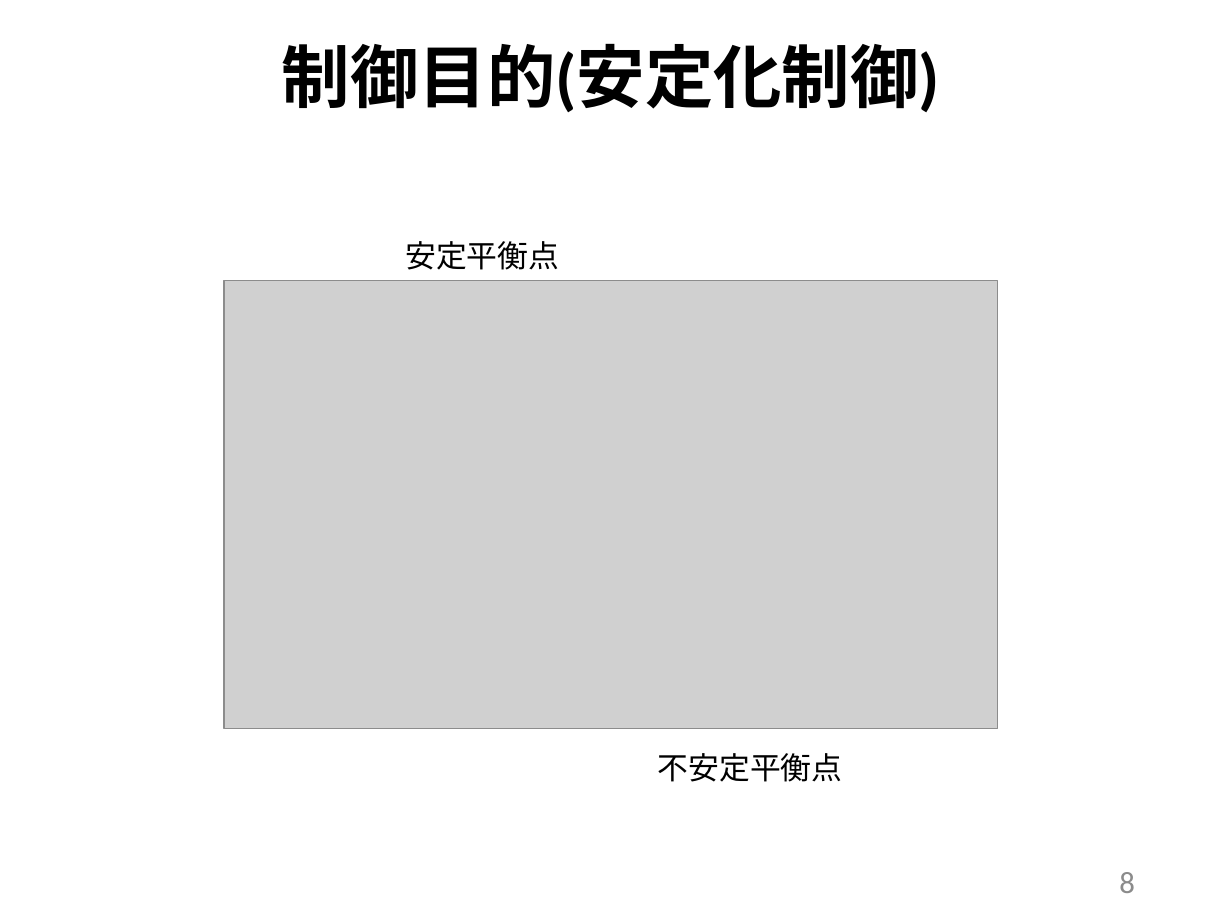
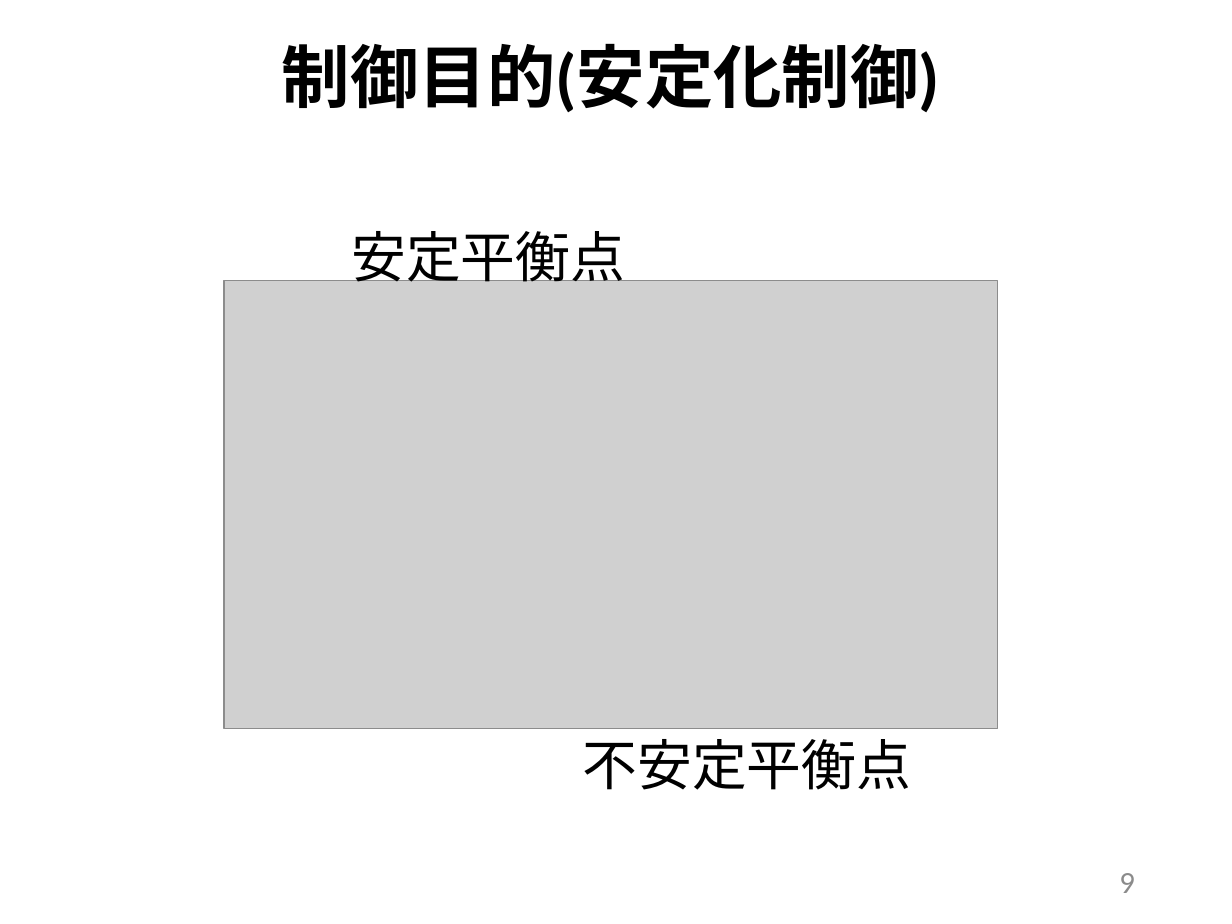
Before and after one commit to arabian9ts/Pendulum, a slide deck: slide 9 of presentation/pendulum_theory.pptx (slide 8 before the commit). Drawn at 1232x924 pixels with LibreOffice and Linux fonts; fonts in the diff are those of the drawing; grey boxes stand for pictures. Boxes give left, top, right and bottom in pixels: in the first picture for what was removed or moved away, otherwise in the second. Text is boxed around its words. In the diff, an @@ line names an element or a change of style, - is before the commit and + after.

```diff
--- a/presentation/pendulum_theory.pptx
+++ b/presentation/pendulum_theory.pptx
@@ text "安定平衡点": place and size @@
-text "安定平衡点" at box(405, 241, 559, 270)
+text "安定平衡点" at box(351, 231, 625, 291)
@@ text "安定平衡点" at box(351, 231, 625, 291): size 18 to 32 pt @@
@@ text "不安定平衡点" at box(583, 739, 912, 790): size 18 to 32 pt @@
@@ text "不安定平衡点": place and size @@
-text "不安定平衡点" at box(658, 753, 843, 782)
+text "不安定平衡点" at box(583, 739, 912, 790)
@@ page number at box(1119, 873, 1135, 893): text changed @@
-8
+9
```
Also in this commit, not shown: 16 other slides changed, 2 slides added, 1 slide removed.
